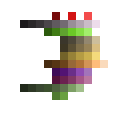
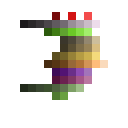
Layers edited between the first and the second 128px x 128px image:
painted on "Pallette" over bbox(52, 52, 60, 60)
